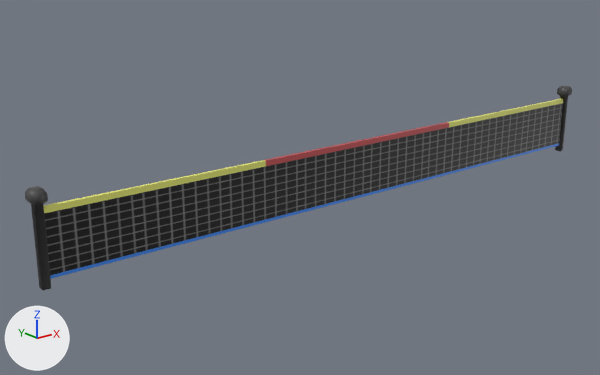
The FBX model Assets/Art/Art/Model/Level1_Scene/Tennis Net.fbx as it was, and as the next commit left it.
Before and after are seen from a 50 mm camera at (1804.0, -906.0, 355.0) aimed at (2549.0, 26.0, -18.0). The axes (+X, +Y, +Z) are drawn at lower left. The lights are the same throughout. Where no turn or scale is listed for an object, it has been applied to the vertices.
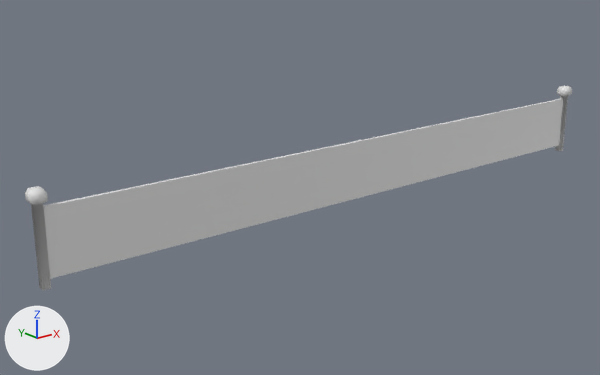
The newer file is also rescaled (x0.01) as a whole; pictures and numbers use the older file's frame.

Boxes (x1, y1, x2, y2) around the edits, measured in the pictures (600 x 375 px):
'Plane', recoloured: (43, 99, 563, 279) in both
'Plane.004', recoloured (black to grey): (25, 86, 572, 290) in both

The change in detail:
me_plane has 8 vertices, 6 faces and spans x -486.0..516.0, y -1.0..4.0, z 1.0..89.0.
me_plane no longer uses material mat_material_001 (picture img_texture02_png).
me_plane_001 has 56 vertices, 52 faces and spans x -512.0..510.0, y -35.0..-16.0, z 15.0..137.0.
me_plane_001 no longer uses material mat_material (picture img_texture01_png).
